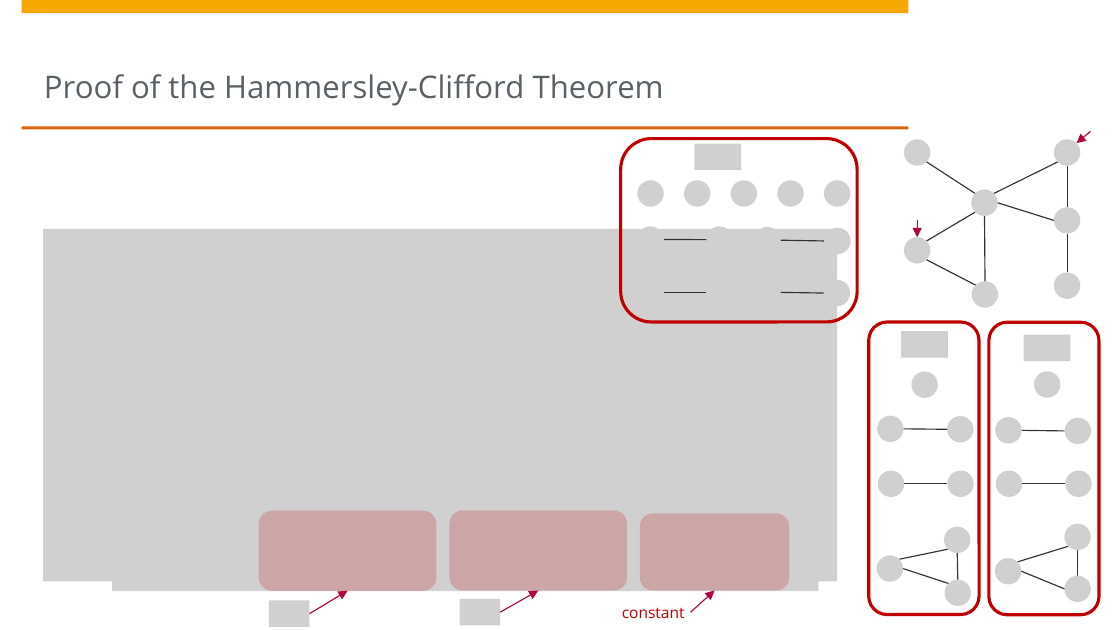
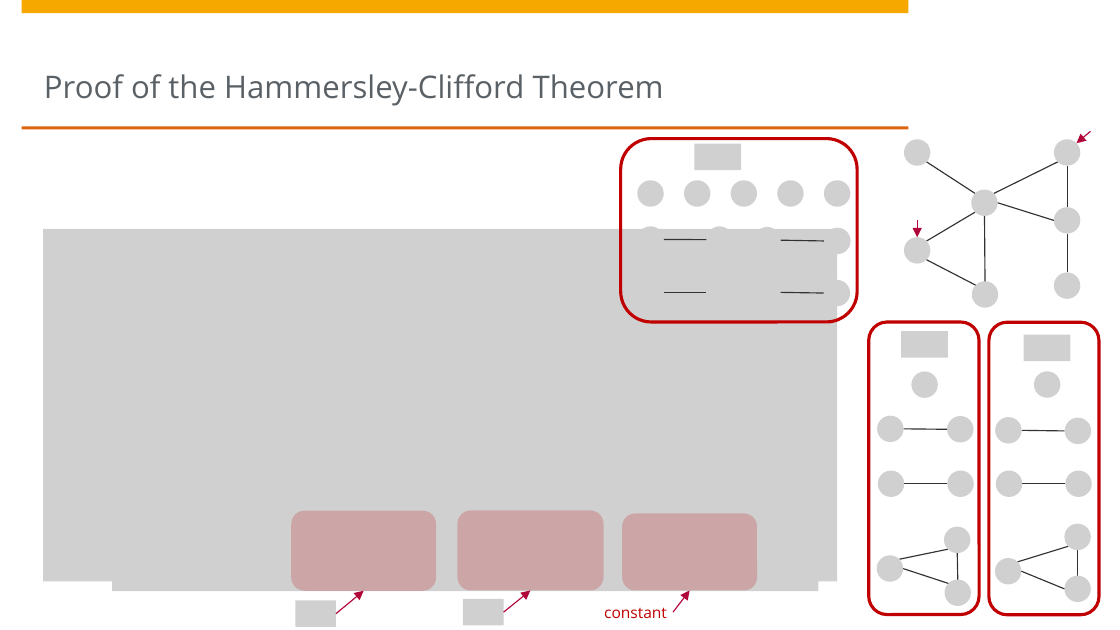
Before and after one commit to treyfel/pml-wise2025, a slide deck: slide 21 of unit3/Unit3 - Graphical Models.pptx. Drawn at 1120x630 pixels with LibreOffice and Linux fonts; fonts in the diff are those of the drawing; grey boxes stand for pictures; background and template pictures are left out. Boxes give left, top, right and bottom in pixels: in the first picture for what was removed or moved away, otherwise in the second. Text is boxed around its words. In the diff, an @@ line names an element or a change of style, - is before the commit and + after.

```diff
--- a/unit3/Unit3 - Graphical Models.pptx
+++ b/unit3/Unit3 - Graphical Models.pptx
@@ rounded rectangle: place and size @@
-rounded rectangle at box(259, 511, 437, 591)
+rounded rectangle at box(291, 511, 436, 591)
@@ rounded rectangle: place and size @@
-rounded rectangle at box(449, 511, 627, 591)
+rounded rectangle at box(457, 511, 603, 591)
@@ rounded rectangle: place and size @@
-rounded rectangle at box(640, 513, 788, 590)
+rounded rectangle at box(623, 513, 757, 590)
@@ arrow moved from (309, 614) - (347, 590) to (336, 614) - (364, 590) @@
@@ picture: place and size @@
-picture at box(459, 599, 500, 626)
+picture at box(463, 599, 503, 626)
@@ arrow moved from (501, 613) - (539, 590) to (504, 613) - (531, 590) @@
@@ text "constant": place and size @@
-text "constant" at box(622, 607, 685, 618)
+text "constant" at box(604, 607, 667, 618)
@@ arrow moved from (691, 613) - (715, 590) to (673, 613) - (690, 590) @@
@@ picture removed at box(269, 600, 309, 627) @@
@@ picture added at box(296, 600, 336, 627) @@
```
Also in this commit, not shown: 1 other file.
